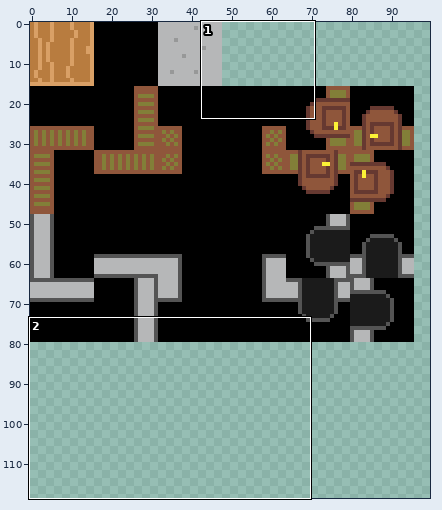
Two states of a pixel-art file, assets/sprites/Interior_Tilemap1.aseprite. Above: a wide view before the commit, with the close-up outlined.
Close-up. As it was:
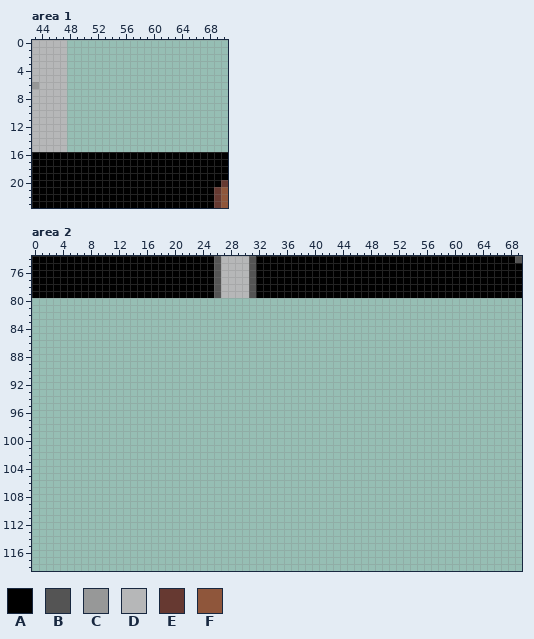
128x128 pixels, 1 frame. Shown: area 1: x 43..70, y 0..23; area 2: x 0..69, y 74..118. The wide view leaves out empty margins.
Palette (. is transparent): A #000000  B #545454  C #979898  D #b6b7b8  E #663931  F #8f563b
Pixels before, area 1, first column x 43:
 0 DDDDD.......................
 1 DDDDD.......................
 2 DDDDD.......................
 3 DDDDD.......................
 4 DDDDD.......................
 5 DDDDD.......................
 6 CDDDD.......................
 7 DDDDD.......................
 8 DDDDD.......................
 9 DDDDD.......................
10 DDDDD.......................
11 DDDDD.......................
12 DDDDD.......................
13 DDDDD.......................
14 DDDDD.......................
15 DDDDD.......................
16 AAAAAAAAAAAAAAAAAAAAAAAAAAAA
17 AAAAAAAAAAAAAAAAAAAAAAAAAAAA
18 AAAAAAAAAAAAAAAAAAAAAAAAAAAA
19 AAAAAAAAAAAAAAAAAAAAAAAAAAAA
20 AAAAAAAAAAAAAAAAAAAAAAAAAAAE
21 AAAAAAAAAAAAAAAAAAAAAAAAAAEF
22 AAAAAAAAAAAAAAAAAAAAAAAAAAEF
23 AAAAAAAAAAAAAAAAAAAAAAAAAAEF
Pixels before, area 2 (only the part around the change), first column x 0:
 75 AAAAAAAAAAAAAAAAAAAAAAAAAABDDDDBAAAAAAAAAAAAAAAAAAAAAAAAAAAAAAAAAAAAAA
 76 AAAAAAAAAAAAAAAAAAAAAAAAAABDDDDBAAAAAAAAAAAAAAAAAAAAAAAAAAAAAAAAAAAAAA
 77 AAAAAAAAAAAAAAAAAAAAAAAAAABDDDDBAAAAAAAAAAAAAAAAAAAAAAAAAAAAAAAAAAAAAA
 78 AAAAAAAAAAAAAAAAAAAAAAAAAABDDDDBAAAAAAAAAAAAAAAAAAAAAAAAAAAAAAAAAAAAAA
 79 AAAAAAAAAAAAAAAAAAAAAAAAAABDDDDBAAAAAAAAAAAAAAAAAAAAAAAAAAAAAAAAAAAAAA
 80 ......................................................................
 81 ......................................................................
 82 ......................................................................
 83 ......................................................................
 84 ......................................................................
 85 ......................................................................
 86 ......................................................................
 87 ......................................................................
 88 ......................................................................
 89 ......................................................................
 90 ......................................................................
 91 ......................................................................
 92 ......................................................................
 93 ......................................................................
 94 ......................................................................
 95 ......................................................................
 96 ......................................................................
 97 ......................................................................
 98 ......................................................................
 99 ......................................................................
100 ......................................................................
101 ......................................................................
102 ......................................................................
103 ......................................................................
104 ......................................................................
105 ......................................................................
106 ......................................................................
107 ......................................................................
108 ......................................................................
109 ......................................................................
110 ......................................................................
111 ......................................................................
112 ......................................................................
113 ......................................................................
114 ......................................................................
115 ......................................................................
116 ......................................................................
117 ......................................................................
118 ......................................................................
After the commit:
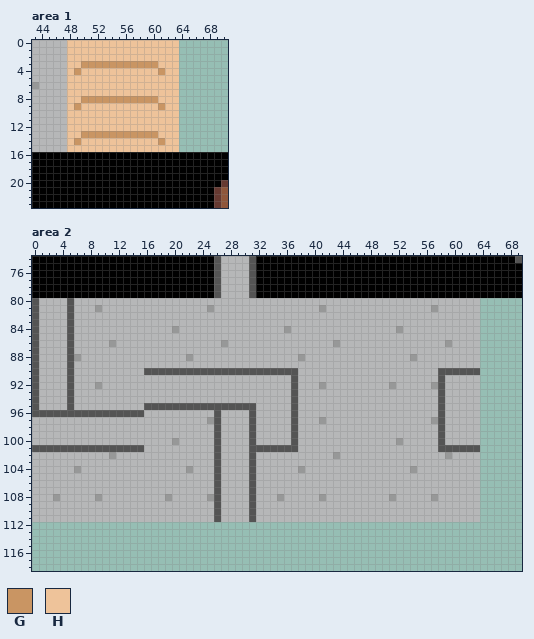
Colours new in this view: G #c99563  H #eec39a
The edit:
Area 1:
There is now colour G in row 3 at x 50 to 60; in row 4 at x 49 and 61; in row 8 at x 50 to 60; in row 9 at x 49 and 61; in row 13 at x 50 to 60; in row 14 at x 49 and 61.
There is now colour H in rows 0 to 2 at x 48 to 63; in row 3 at x 48 to 49 and 61 to 63; in row 4 at x 48, 50 to 60 and 62 to 63; in rows 5 to 7 at x 48 to 63; in row 8 at x 48 to 49 and 61 to 63; in row 9 at x 48, 50 to 60 and 62 to 63.
There is now colour H in rows 10 to 12 at x 48 to 63; in row 13 at x 48 to 49 and 61 to 63; in row 14 at x 48, 50 to 60 and 62 to 63; in row 15 at x 48 to 63.
Area 2:
There is now colour B in rows 80 to 89 at x 0 and 5; in row 90 at x 0, 5, 16 to 37 and 58 to 63; in rows 91 to 94 at x 0, 5, 37 and 58; in row 95 at x 0, 5, 16 to 31, 37 and 58; in row 96 at x 0 to 15, 26, 31, 37 and 58; in rows 97 to 100 at x 26, 31, 37 and 58.
There is now colour B in row 101 at x 0 to 15, 26, 31 to 37 and 58 to 63; in rows 102 to 111 at x 26 and 31.
There is now colour C in row 81 at x 9, 25, 41 and 57; in row 84 at x 20, 36 and 52; in row 86 at x 11, 27, 43 and 59; in row 88 at x 6, 22, 38 and 54; in row 92 at x 9, 41, 51 and 57; in row 97 at x 25, 41 and 57.
There is now colour C in row 100 at x 20 and 52; in row 102 at x 11, 43 and 59; in row 104 at x 6, 22, 38 and 54; in row 108 at x 3, 9, 19, 25, 35, 41, 51 and 57.
There is now colour D in row 80 at x 1 to 4 and 6 to 63; in row 81 at x 1 to 4, 6 to 8, 10 to 24, 26 to 40, 42 to 56 and 58 to 63; in rows 82 to 83 at x 1 to 4 and 6 to 63; in row 84 at x 1 to 4, 6 to 19, 21 to 35, 37 to 51 and 53 to 63; in row 85 at x 1 to 4 and 6 to 63; in row 86 at x 1 to 4, 6 to 10, 12 to 26, 28 to 42, 44 to 58 and 60 to 63.
There is now colour D in row 87 at x 1 to 4 and 6 to 63; in row 88 at x 1 to 4, 7 to 21, 23 to 37, 39 to 53 and 55 to 63; in row 89 at x 1 to 4 and 6 to 63; in row 90 at x 1 to 4, 6 to 15 and 38 to 57; in row 91 at x 1 to 4, 6 to 36, 38 to 57 and 59 to 63; in row 92 at x 1 to 4, 6 to 8, 10 to 36, 38 to 40, 42 to 50, 52 to 56 and 59 to 63.
There is now colour D in rows 93 to 94 at x 1 to 4, 6 to 36, 38 to 57 and 59 to 63; in row 95 at x 1 to 4, 6 to 15, 32 to 36, 38 to 57 and 59 to 63; in row 96 at x 16 to 25, 27 to 30, 32 to 36, 38 to 57 and 59 to 63; in row 97 at x 0 to 24, 27 to 30, 32 to 36, 38 to 40, 42 to 56 and 59 to 63; in rows 98 to 99 at x 0 to 25, 27 to 30, 32 to 36, 38 to 57 and 59 to 63; in row 100 at x 0 to 19, 21 to 25, 27 to 30, 32 to 36, 38 to 51, 53 to 57 and 59 to 63.
There is now colour D in row 101 at x 16 to 25, 27 to 30 and 38 to 57; in row 102 at x 0 to 10, 12 to 25, 27 to 30, 32 to 42, 44 to 58 and 60 to 63; in row 103 at x 0 to 25, 27 to 30 and 32 to 63; in row 104 at x 0 to 5, 7 to 21, 23 to 25, 27 to 30, 32 to 37, 39 to 53 and 55 to 63; in rows 105 to 107 at x 0 to 25, 27 to 30 and 32 to 63; in row 108 at x 0 to 2, 4 to 8, 10 to 18, 20 to 24, 27 to 30, 32 to 34, 36 to 40, 42 to 50, 52 to 56 and 58 to 63.
There is now colour D in rows 109 to 111 at x 0 to 25, 27 to 30 and 32 to 63.
Where, in picture pixels (left, top, right, bottom), the same in both close-ups:
added: (67, 40, 179, 152)
added: (32, 298, 480, 522)
